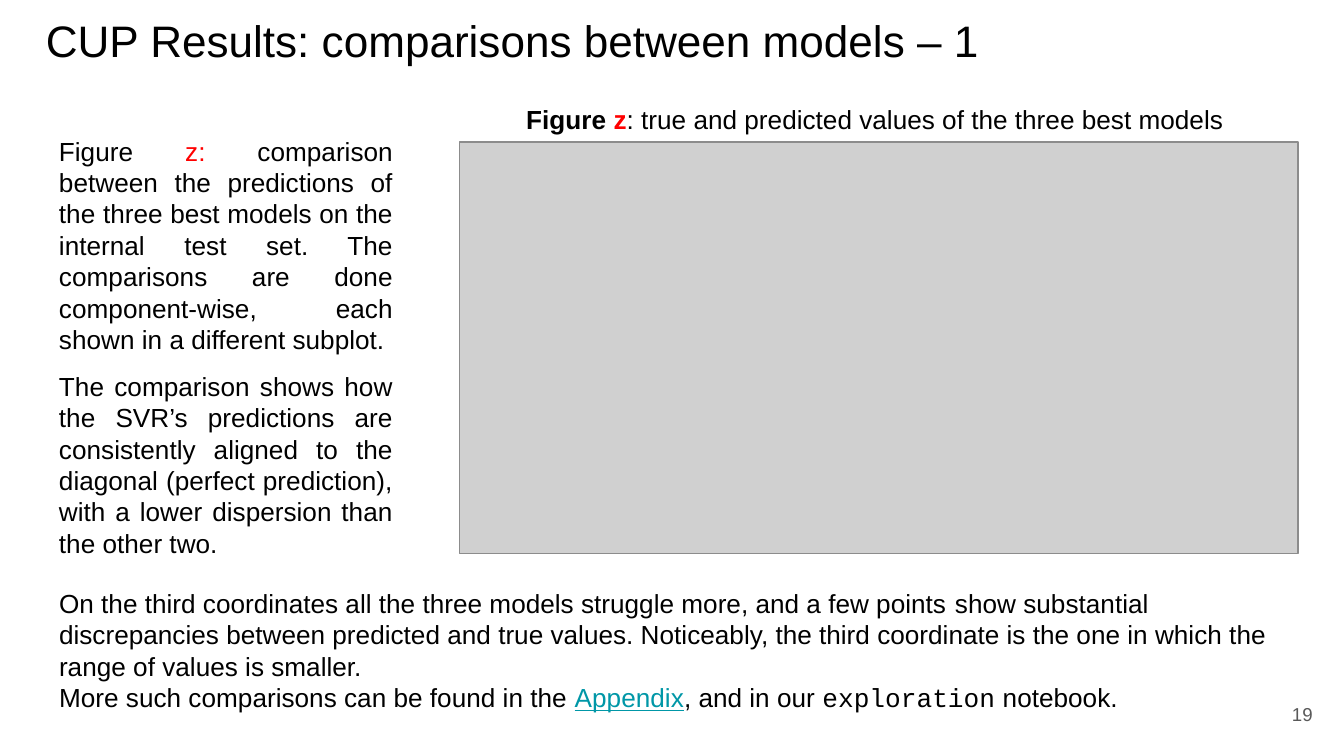
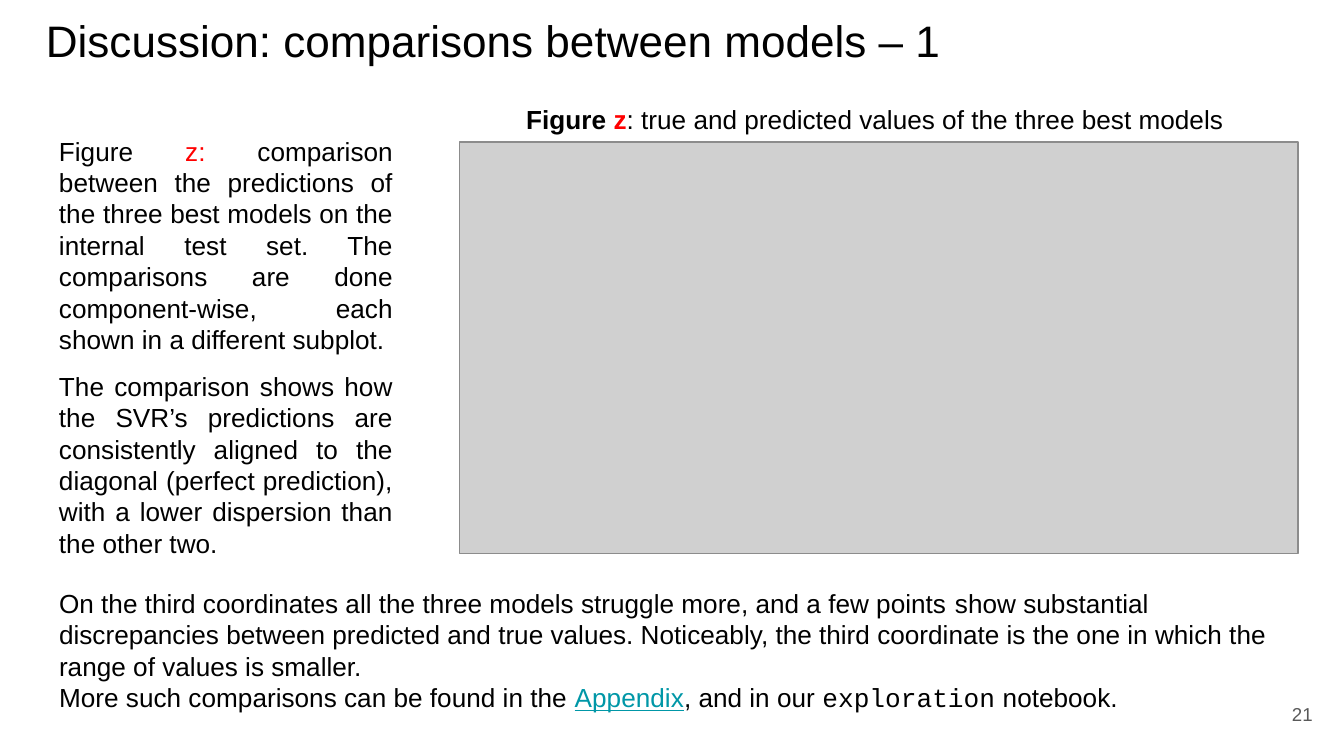
Before and after one commit to paolo-junior-mollica/machine-learning-project, a slide deck: slide 21 of relazione/Canduci_Marino_Mollica.pptx (slide 19 before the commit). Drawn at 1344x756 pixels with LibreOffice and Linux fonts; fonts in the diff are those of the drawing; grey boxes stand for pictures. Boxes give left, top, right and bottom in pixels: in the first picture for what was removed or moved away, otherwise in the second. Text is boxed around its words. In the diff, an @@ line names an element or a change of style, - is before the commit and + after.

Commit message:
Update report: discussion on SVM's heatmap. Moved things around

```diff
--- a/relazione/Canduci_Marino_Mollica.pptx
+++ b/relazione/Canduci_Marino_Mollica.pptx
@@ title at [46,25,940,66]: text changed @@
-CUP Results: comparisons between models – 1
+Discussion: comparisons between models – 1
@@ page number at [1292,708,1313,721]: text changed @@
-19
+21
```
Also in this commit, not shown: 11 other slides changed, 5 slides added.
